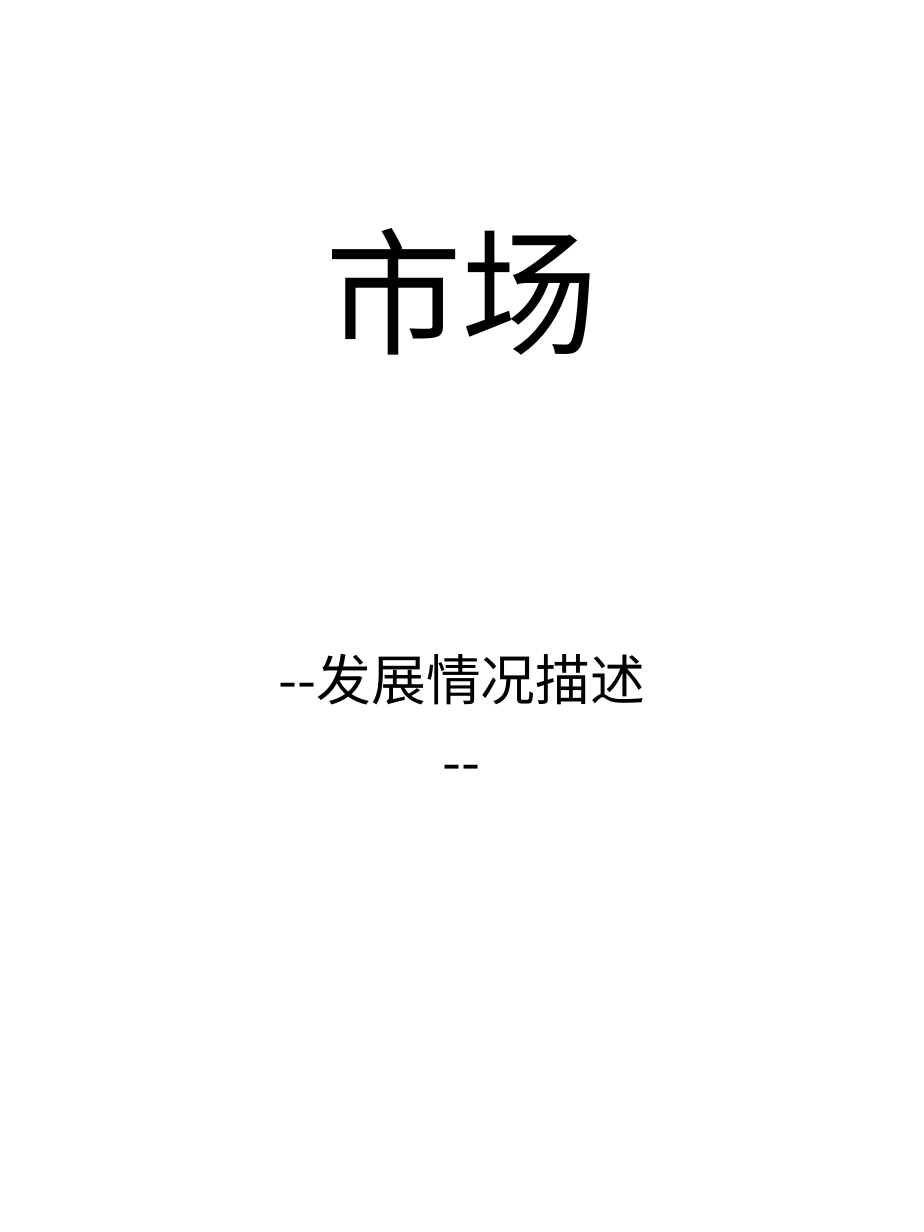
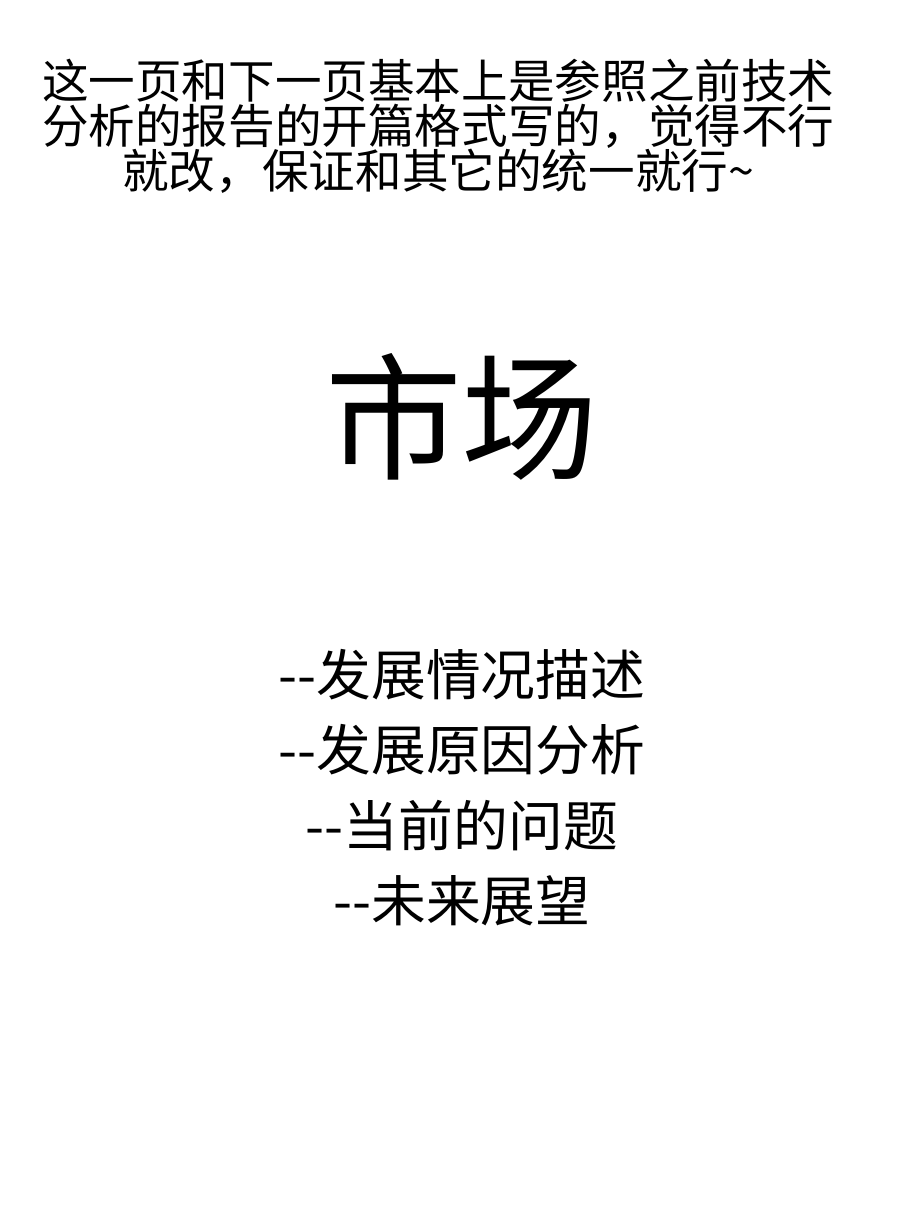
Before and after one commit to RLi43/Industry-Frontier, a slide deck: slide 2 of 市场/排版.pptx (slide 1 before the commit). Drawn at 924x1232 pixels with LibreOffice and Linux fonts; fonts in the diff are those of the drawing. Boxes give left, top, right and bottom in pixels: in the first picture for what was removed or moved away, otherwise in the second. Text is boxed around its words. In the diff, an @@ line names an element or a change of style, - is before the commit and + after.

```diff
--- a/市场/排版.pptx
+++ b/市场/排版.pptx
@@ text added at (42,58,834,193), 27.2 pt, text #000000 @@
+这一页和下一页基本上是参照之前技术分析的报告的开篇格式写的，觉得不行就改，保证和其它的统一就行~
@@ title "市场": place and size @@
-title "市场" at (325,228,599,355)
+title "市场" at (325,353,599,480)
@@ subtitle at (279,649,646,700): line spacing 0.9 to 0.8 @@
@@ subtitle at (279,724,646,926): text changed @@
---
+--发展原因分析
+--当前的问题
+--未来展望
```
Also in this commit, not shown: 2 slides added.
